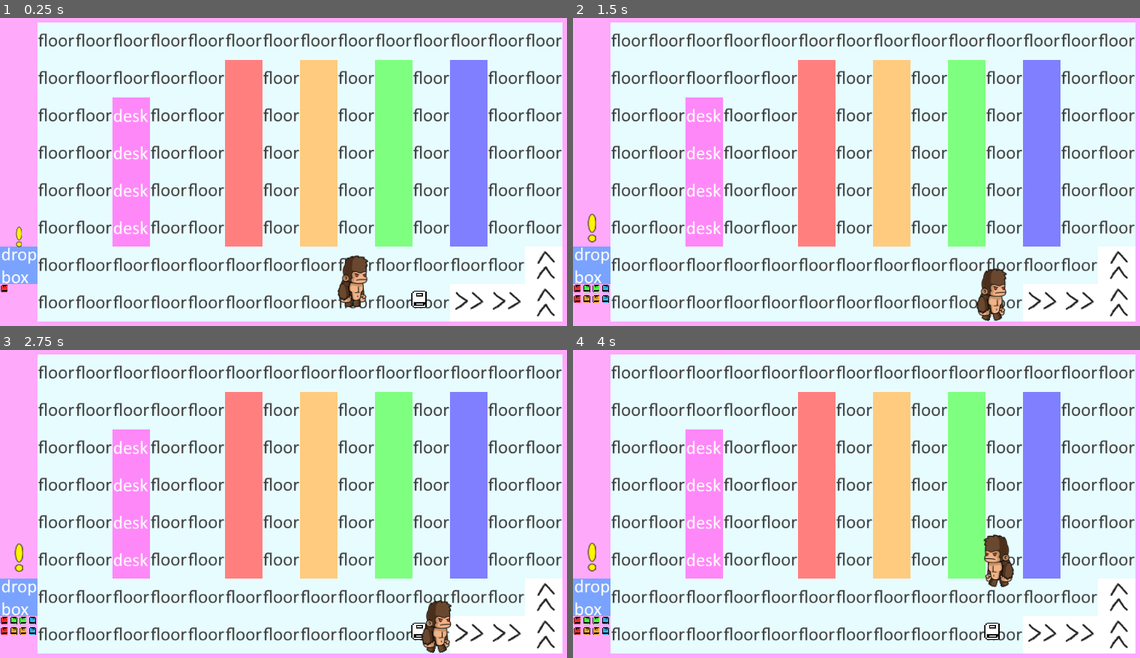
Above: before the commit, frames 1-4 (two rows, left to right).
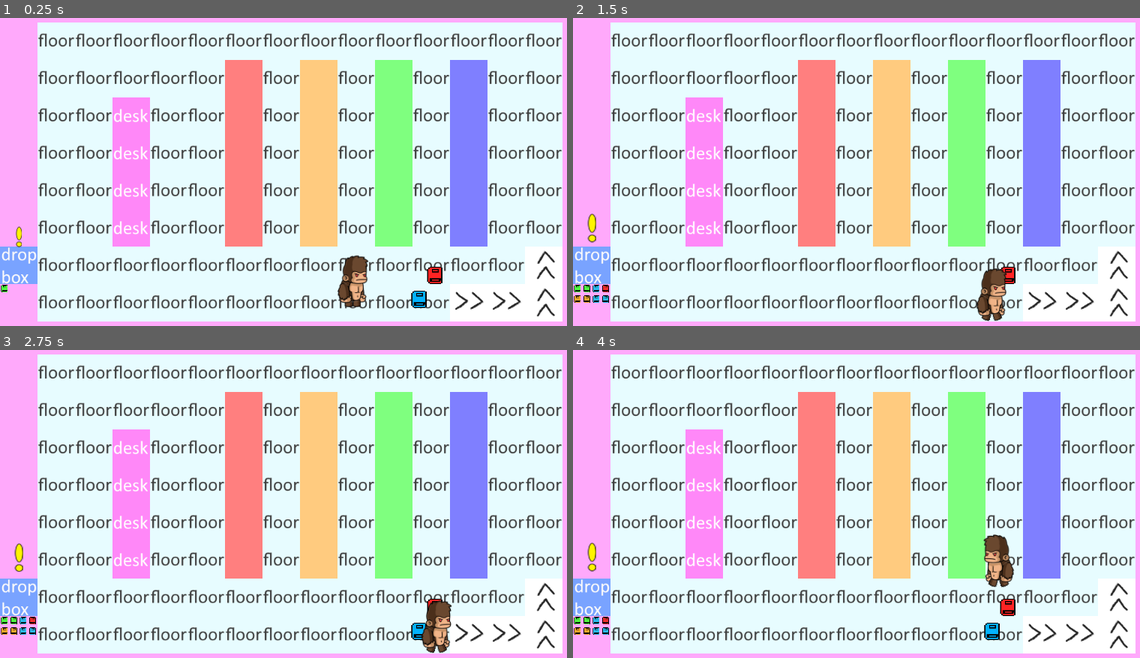
Above: after the commit, the same moments.

Repository: Jawfish/Overbooked
Game: Godot game, scene res://Engine/Main.tscn
The game is run twice, just before and just after one commit, with the same random seed, the same clock (stepped at 60 frames per second) and the same inputs.
Inputs:
- Up to frame 1 (0.25 s): no input
- Up to frame 2 (1.5 s): hold D (move_right) 0.53-1.28 s; hold Space (interact) 0.53-1.28 s; hold S (move_down) from 1.28 s (still down); tap Space (interact) at 1.35 s
- Up to frame 3 (2.75 s): release S (move_down) at 2.03 s; hold D (move_right) from 2.03 s (still down); hold Shift (move_cart) from 2.03 s (still down); tap Space (interact) at 2.3 s
- Up to frame 4 (4 s): release D (move_right) at 2.78 s; release Shift (move_cart) at 2.78 s; hold W (move_up) 2.78-3.53 s; tap Space (interact) at 2.85 s; hold A (move_left) from 3.53 s (still down); hold Space (interact) from 3.53 s (still down)

The runs differ from the first frame. In frame 1, 0.3% of the frame differs, in the area x 0-79%, y 80-94%; in frame 2, 0.2%; in frame 3, 0.2%; in frame 4, 0.3%.

Commit message:
gdformat, refactor Interactor.gd, and implement initial item-swapping functionality

Diff:
--- a/Actors/ActorBody.gd
+++ b/Actors/ActorBody.gd
@@ -2,22 +2,29 @@
 
 export (Texture) var head_texture: Texture = preload("res://Assets/Characters/Monkey/Head01.png")
 export (Texture) var body_texture: Texture = preload("res://Assets/Characters/Monkey/Torso.png")
-export (Texture) var left_hand_texture: Texture = preload("res://Assets/Characters/Monkey/HandL.png")
-export (Texture) var right_hand_texture: Texture = preload("res://Assets/Characters/Monkey/HandR.png")
+export (Texture) var left_hand_texture: Texture = preload(
+	"res://Assets/Characters/Monkey/HandL.png"
+)
+export (Texture) var right_hand_texture: Texture = preload(
+	"res://Assets/Characters/Monkey/HandR.png"
+)
 export (Texture) var leg_texture: Texture = preload("res://Assets/Characters/Monkey/Leg.png")
 
 var actor: Actor
 
 onready var scale_x = scale.x
 
+
 func _input(event: InputEvent) -> void:
 	if event.is_action_pressed("interact"):
 		$AnimationPlayer.play("Interact")
+
 
 func _enter_tree() -> void:
 	actor = get_parent()
 	actor.connect("moving", self, "play_walking_animation")
 	actor.connect("idle", self, "play_idle_animation")
+
 
 func _physics_process(delta: float) -> void:
 	# orient the sprites the correct direction
@@ -27,6 +34,7 @@
 	elif actor.direction.x > 0:
 		scale.x = scale_x
 
+
 func _ready() -> void:
 	$BodyParts/Head/HeadSprite.texture = head_texture
 	$BodyParts/Body/BodySprite.texture = body_texture
@@ -35,10 +43,12 @@
 	$BodyParts/LeftHand/LeftHandSprite.texture = left_hand_texture
 	$BodyParts/RightHand/RightHandSprite.texture = right_hand_texture
 
+
 func play_walking_animation() -> void:
 	$AnimationPlayer.play("Walk")
 	$AnimationPlayer.playback_speed = 2
 
+
 func play_idle_animation() -> void:
 	$AnimationPlayer.play("Idle")
 	$AnimationPlayer.playback_speed = 1
--- a/Actors/Interactor.gd
+++ b/Actors/Interactor.gd
@@ -7,45 +7,63 @@
 var heldItem: Node2D
 var target: PhysicsBody2D
 
+
 func _enter_tree() -> void:
 	actor = get_parent()
 
+
 func _input(event):
+	print(target)
 	if event.is_action_pressed("interact"):
 		if heldItem and not target:
-			# drop
-			var map = get_node("/root/Main")
-			map.add_child(heldItem)
+			drop_held_item()
+		elif not heldItem and target as Book:
+			pick_up_item(target)
+		elif heldItem and target as Book:
+			swap_item(target)
 
-			var pos: Vector2 = actor.global_position + Vector2(64, 0)
-			# round pos to tile pos
-			pos = Vector2(round((pos.x - TILE_SIZE / 2) / TILE_SIZE) * TILE_SIZE,
-						  round((pos.y - TILE_SIZE / 2) / TILE_SIZE) * TILE_SIZE)
-			# offset to center
-			pos += Vector2(TILE_SIZE / 2, TILE_SIZE / 2)
 
-			heldItem.global_position = pos
-			heldItem.rotation = 0
-			(heldItem as RigidBody2D).sleeping = false
-#			(heldItem as RigidBody2D).velocity = Vector2.ZERO
-			heldItem = null
-		elif not heldItem and target as Book:
-			# pick up
-			target.get_parent().remove_child(target)  # unlink from scene tree
-			heldItem = target
-			target = null
-		elif heldItem and target:
-			pass  # swap?
+func drop_held_item() -> void:
+	var map = get_node("/root/Main")
+	map.add_child(heldItem)
+
+	var pos: Vector2 = actor.global_position + Vector2(64, 0)
+	# round pos to tile pos
+	pos = Vector2(
+		round((pos.x - TILE_SIZE / 2) / TILE_SIZE) * TILE_SIZE,
+		round((pos.y - TILE_SIZE / 2) / TILE_SIZE) * TILE_SIZE
+	)
+	# offset to center
+	pos += Vector2(TILE_SIZE / 2, TILE_SIZE / 2)
+
+	heldItem.global_position = pos
+	heldItem.rotation = 0
+	(heldItem as RigidBody2D).sleeping = false
+	heldItem = null
+
+
+func pick_up_item(item_to_pick_up: Book) -> void:
+	target.get_parent().remove_child(target)  # unlink from scene tree
+	heldItem = target
+	target = null
+
+
+func swap_item(new_item: Book) -> void:
+	drop_held_item()
+	pick_up_item(new_item)
 
 
 func _on_body_entered(body: PhysicsBody2D):
 	#highlight_object(body)
-#	print(body.name + " entered interactor")
+	if body.name == "Book":
+		print(body.name + " entered interactor")
 	target = body
+
 
 func _on_body_exited(body: PhysicsBody2D):
 	#unhighlight_object(body)
-#	print(body.name + " left interactor")
+	if body.name == "Book":
+		print(body.name + " left interactor")
 	var still_overlapping = self.get_overlapping_bodies()
 	target = still_overlapping[0] if len(still_overlapping) > 0 else null
 
@@ -66,6 +84,7 @@
 		clone.owner = self
 		sprite.add_child(clone)
 
+
 func unhighlight_object(node: PhysicsBody2D):
 	var sprites = [node.get_node_or_null("Sprite") as Sprite]
 	for sprite in sprites:
--- a/Actors/Player.gd
+++ b/Actors/Player.gd
@@ -1,12 +1,14 @@
 extends Actor
 class_name Player
 
-enum STATES {IDLE, MOVING, INTERACTING}
+enum STATES { IDLE, MOVING, INTERACTING }
 
 var current_state: int = STATES.IDLE
 
+
 func _ready() -> void:
 	Globals.player = self
+
 
 func _physics_process(delta):
 	# get input action strength
@@ -44,6 +46,6 @@
 		Vector2(0, 1): $Interactor/Down
 	}
 	for dir in dirs:
-		var active = (abs(input_dir.angle_to(dir)) <= deg2rad(45.00001))
+		var active = abs(input_dir.angle_to(dir)) <= deg2rad(45.00001)
 		#print(str(dir) + ": " + str(abs(rad2deg(input_dir.angle_to(dir)))) + " " + str(active))
-		dirs[dir].disabled = !active
+		dirs[dir].disabled = ! active
--- a/Engine/Main.tscn
+++ b/Engine/Main.tscn
@@ -12,4 +12,9 @@
 position = Vector2( 600.887, 521.954 )
 
 [node name="Book" parent="." instance=ExtResource( 3 )]
+modulate = Color( 0.0156863, 0.701961, 1, 1 )
 position = Vector2( 715.989, 536.772 )
+
+[node name="Book2" parent="." instance=ExtResource( 3 )]
+modulate = Color( 1, 0.141176, 0.141176, 1 )
+position = Vector2( 742.989, 495.772 )
--- a/Engine/World.gd
+++ b/Engine/World.gd
@@ -1,13 +1,15 @@
 extends TileMap
 
-export(PackedScene) var wall_object: PackedScene
-export(PackedScene) var desk_object: PackedScene
-export(PackedScene) var shelf_object: PackedScene
-export(PackedScene) var dropbox_object: PackedScene
-export(PackedScene) var conveyor_object: PackedScene
+export (PackedScene) var wall_object: PackedScene
+export (PackedScene) var desk_object: PackedScene
+export (PackedScene) var shelf_object: PackedScene
+export (PackedScene) var dropbox_object: PackedScene
+export (PackedScene) var conveyor_object: PackedScene
+
 
 func _ready() -> void:
 	spawn_objects()
+
 
 func spawn_objects() -> void:
 	# replace tiles with objects
@@ -42,8 +44,10 @@
 			# scenes spawn at the top left of a tile's position, so it  needs to be offset
 			instance.position = map_to_world(tile) + Vector2(32, 32)
 			instance.rotation_degrees = -90.0 if self.is_cell_transposed(tile.x, tile.y) else 0.0
-			instance.scale = Vector2(-1.0 if self.is_cell_x_flipped(tile.x, tile.y) else 1.0,
-									 -1.0 if self.is_cell_y_flipped(tile.x, tile.y) else 1.0)
+			instance.scale = Vector2(
+				-1.0 if self.is_cell_x_flipped(tile.x, tile.y) else 1.0,
+				-1.0 if self.is_cell_y_flipped(tile.x, tile.y) else 1.0
+			)
 			add_child(instance)
 			# remove the placeholder tile
 			set_cellv(tile, -1)
--- a/Objects/Book.gd
+++ b/Objects/Book.gd
@@ -1,11 +1,14 @@
 extends RigidBody2D
 class_name Book
-enum BOOK_COLORS {RED, ORANGE, GREEN, BLUE}
+enum BOOK_COLORS { RED, ORANGE, GREEN, BLUE }
 
 var book_color: int
 
+
 func _init() -> void:
+	randomize()
 	book_color = randi() % BOOK_COLORS.size()
+
 
 func _ready() -> void:
 	match book_color:
--- a/Objects/CartObject.gd
+++ b/Objects/CartObject.gd
@@ -1,13 +1,14 @@
 extends KinematicBody2D
 class_name CartObject
 
-export(int) var _max_books: int = 3
-export(int) var _push_speed: int = 1
+export (int) var _max_books: int = 3
+export (int) var _push_speed: int = 1
 
 var _books: Array = []
 var _attached: bool = false
 
 onready var _player: Actor = Globals.player
+
 
 func _input(event: InputEvent) -> void:
 	if event.is_action_pressed("move_cart"):
@@ -16,23 +17,29 @@
 	if event.is_action_released("move_cart") and _attached:
 		_attached = false
 
+
 func _physics_process(delta: float) -> void:
 	rotation = 0
 	if _attached and _player:
 		move_and_slide((_player.position - position) * 2)
 
+
 func push(direction: Vector2) -> void:
 	move_and_collide(direction * _push_speed)
+
 
 func add_book(book: StaticBody2D) -> void:
 	if _books.size() < _max_books:
 		_books.append(book)
 
+
 func get_top_book() -> StaticBody2D:
 	return _books.pop_back()
+
 
 func attach_to_player() -> void:
 	_attached = true
 
+
 func detach_from_player() -> void:
 	_attached = false
--- a/Objects/ConveyorObject.gd
+++ b/Objects/ConveyorObject.gd
@@ -2,6 +2,7 @@
 class_name ConveyorObject
 
 var speed: float = 150.0
+
 
 func _physics_process(delta):
 	var target_vel = self.transform.basis_xform(Vector2(1.0, 0.0)) * speed
--- a/Objects/DeskObject.gd
+++ b/Objects/DeskObject.gd
@@ -1,6 +1,5 @@
 extends GameObject
 class_name DeskObject
-
 
 # Declare member variables here. Examples:
 # var a: int = 2
@@ -9,8 +8,7 @@
 
 # Called when the node enters the scene tree for the first time.
 func _ready() -> void:
-	pass # Replace with function body.
-
+	pass  # Replace with function body.
 
 # Called every frame. 'delta' is the elapsed time since the previous frame.
 #func _process(delta: float) -> void:
--- a/Objects/DropBoxObject.gd
+++ b/Objects/DropBoxObject.gd
@@ -1,14 +1,14 @@
 extends GameObject
 class_name DropBoxObject
 
-export(float) var _min_time: float
-export(float) var _max_time: float
-export(PackedScene) var _book_scene: PackedScene
-export(Color) var _red: Color
-export(Color) var _orange: Color
-export(Color) var _green: Color
-export(Color) var _blue: Color
-export(int) var _max_books: int
+export (float) var _min_time: float
+export (float) var _max_time: float
+export (PackedScene) var _book_scene: PackedScene
+export (Color) var _red: Color
+export (Color) var _orange: Color
+export (Color) var _green: Color
+export (Color) var _blue: Color
+export (int) var _max_books: int
 onready var _pip_scene: PackedScene = preload("res://Interface/Pip.tscn")
 
 var _books: Array
@@ -16,6 +16,7 @@
 
 func _on_Timer_ready() -> void:
 	start_random_timer()
+
 
 func _on_Timer_timeout() -> void:
 	if _books.size() >= _max_books:
@@ -26,15 +27,18 @@
 		$AnimationPlayer.play("Exclaim")
 	generate_new_book()
 
+
 func start_random_timer() -> void:
 	# randomize so it won't be the same every game
 	randomize()
 	$Timer.start(rand_range(_min_time, _max_time))
 
+
 func generate_new_book() -> void:
 	var book: Book = _book_scene.instance()
 	add_book_pip(book)
 	_books.append(book)
+
 
 # add a visual representation of how many books remain in the dropbox
 func add_book_pip(book: Book) -> void:
@@ -52,5 +56,6 @@
 	$Pips/GridContainer.add_child(pip)
 	pip.modulate = color
 
+
 func remove_book_pip() -> void:
 	pass
--- a/Objects/DropBoxObject.tscn
+++ b/Objects/DropBoxObject.tscn
@@ -86,6 +86,8 @@
 texture = ExtResource( 2 )
 
 [node name="StaticBody2D" type="StaticBody2D" parent="." index="1"]
+collision_layer = 7
+collision_mask = 7
 
 [node name="CollisionShape2D" type="CollisionShape2D" parent="StaticBody2D" index="0"]
 shape = SubResource( 1 )
--- a/Objects/Object.gd
+++ b/Objects/Object.gd
@@ -8,8 +8,7 @@
 
 # Called when the node enters the scene tree for the first time.
 func _ready() -> void:
-	pass # Replace with function body.
-
+	pass  # Replace with function body.
 
 # Called every frame. 'delta' is the elapsed time since the previous frame.
 #func _process(delta: float) -> void:
--- a/Objects/ShelfObject.gd
+++ b/Objects/ShelfObject.gd
@@ -1,9 +1,10 @@
 extends GameObject
 class_name ShelfObject
 
-enum SHELF_COLORS {RED, ORANGE, GREEN, BLUE}
+enum SHELF_COLORS { RED, ORANGE, GREEN, BLUE }
 
 var shelf_color: int
+
 
 func set_color(color: String) -> void:
 	match color.to_lower():
--- a/Objects/WallObject.tscn
+++ b/Objects/WallObject.tscn
@@ -15,8 +15,8 @@
 texture = ExtResource( 2 )
 
 [node name="StaticBody2D" type="StaticBody2D" parent="." index="1"]
-collision_layer = 7
-collision_mask = 7
+collision_layer = 5
+collision_mask = 5
 physics_material_override = SubResource( 1 )
 
 [node name="CollisionShape2D" type="CollisionShape2D" parent="StaticBody2D" index="0"]
